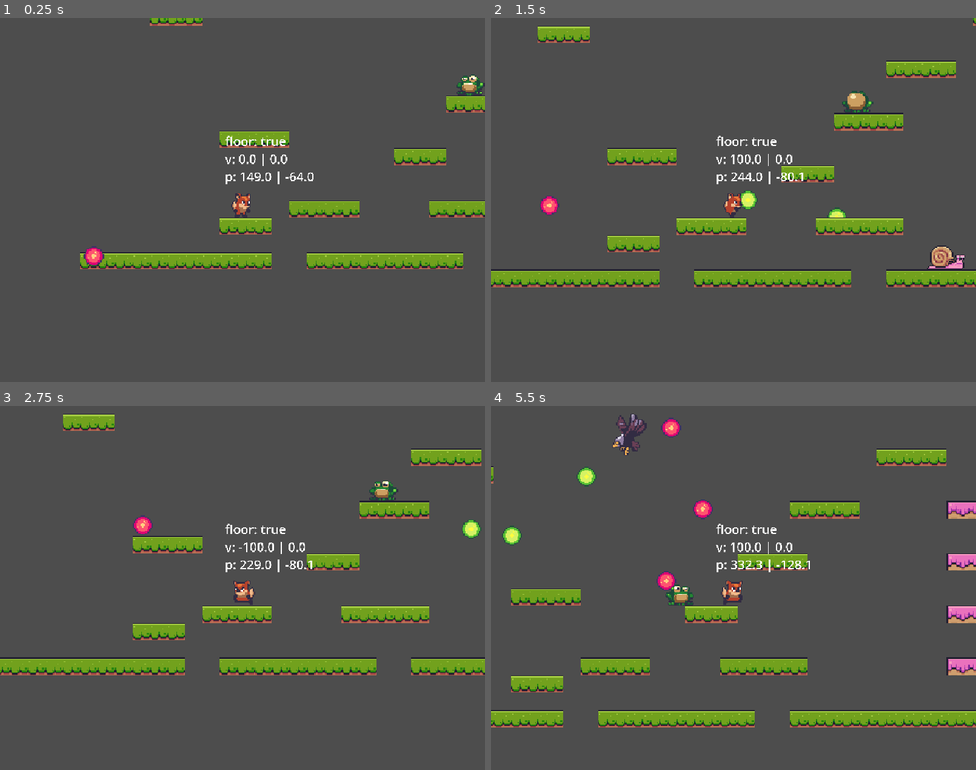
Above: before the commit, frames 1-4 (two rows, left to right).
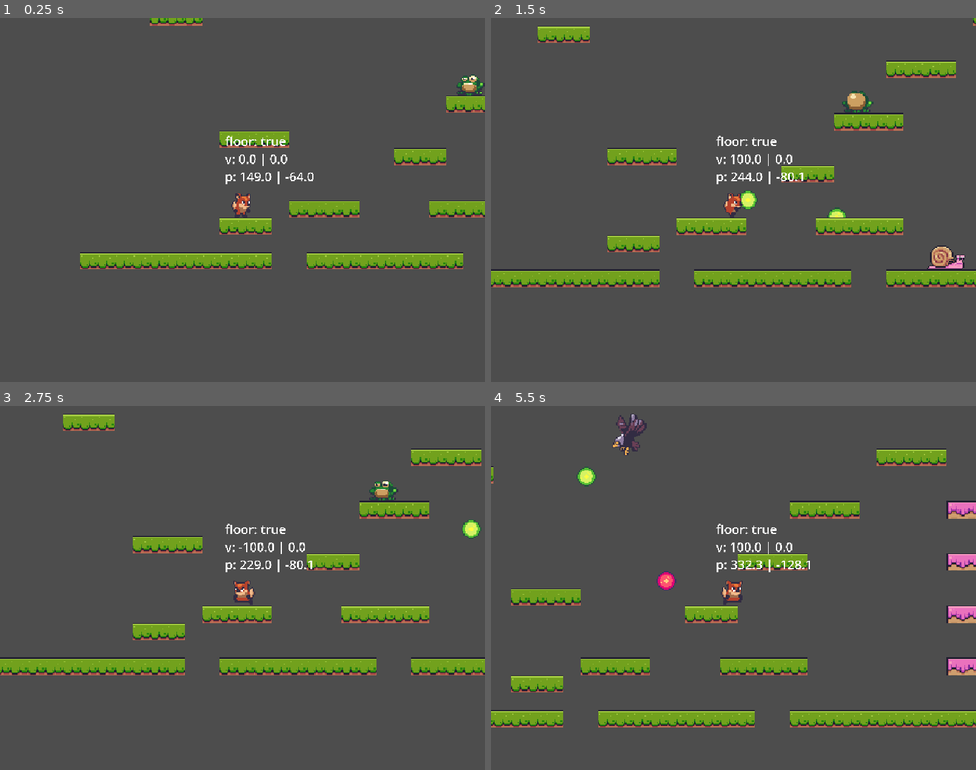
Above: after the commit, the same moments.

Repository: Mathorga/godot_training
Game: Godot game, scene res://scenes/level_base/level_base.tscn
Two runs of this game, one before a commit and one after it. Both use one fixed random seed, a clock stepped at 60 frames per second and the inputs below.
Inputs:
- Up to frame 1 (0.25 s): no input
- Up to frame 2 (1.5 s): hold M (shoot) 0.53-1.28 s; hold Right (right) from 0.53 s (still down); tap Space (jump) at 0.77 s; tap M (shoot) at 1.35 s
- Up to frame 3 (2.75 s): tap Space (jump) at 1.52 s; release Right (right) at 2.03 s; hold Left (left) from 2.03 s (still down); hold M (shoot) from 2.03 s (still down)
- Up to frame 4 (5.5 s): release Left (left) at 2.78 s; release M (shoot) at 2.78 s; hold Right (right) 2.78-4.28 s; tap M (shoot) at 2.85, 4.35 s; tap Space (jump) at 3.02, 3.77, 4.52 s; hold M (shoot) 3.53-4.28 s; hold Left (left) 4.28-5.03 s; hold Right (right) from 5.03 s (still down); hold M (shoot) from 5.03 s (still down)

The runs differ from the first frame. In frame 1, 0.2% of the frame differs, in the area x 17-22%, y 62-68%; in frame 2, 0.2%; in frame 3, 0.2%; in frame 4, 0.8%, in the area x 2-46%, y 3-55%.

Commit message:
Progress on foxy

Diff:
--- a/fox_antics/project.godot
+++ b/fox_antics/project.godot
@@ -65,7 +65,10 @@
 [layer_names]
 
 2d_physics/layer_1="platforms"
-2d_physics/layer_2="player_hit_box"
+2d_physics/layer_2="player_hitbox"
+2d_physics/layer_3="player_bullet"
+2d_physics/layer_4="enemy_bullet"
+2d_physics/layer_5="enemy_hitbox"
 
 [rendering]
 
--- a/fox_antics/scenes/bullets/enemy_bullet/enemy_bullet.tscn
+++ b/fox_antics/scenes/bullets/enemy_bullet/enemy_bullet.tscn
@@ -7,6 +7,8 @@
 radius = 8.0
 
 [node name="EnemyBullet" instance=ExtResource("1_qgbhn")]
+collision_layer = 8
+collision_mask = 2
 
 [node name="Sprite2D" parent="." index="0"]
 texture = ExtResource("2_tkumd")
--- a/fox_antics/scenes/bullets/player_bullet/player_bullet.tscn
+++ b/fox_antics/scenes/bullets/player_bullet/player_bullet.tscn
@@ -6,6 +6,8 @@
 [sub_resource type="CircleShape2D" id="CircleShape2D_1jo4j"]
 
 [node name="PlayerBullet" instance=ExtResource("1_u6gul")]
+collision_layer = 4
+collision_mask = 16
 
 [node name="Sprite2D" parent="." index="0"]
 texture = ExtResource("2_iwdpa")
--- a/fox_antics/scenes/enemies/enemy_base.gd
+++ b/fox_antics/scenes/enemies/enemy_base.gd
@@ -38,5 +38,5 @@
 func on_screen_entered() -> void:
 	pass
 
-func on_hitbox_area_entered() -> void:
+func on_hitbox_area_entered(_area: Area2D) -> void:
 	die()
--- a/fox_antics/scenes/enemies/enemy_base.tscn
+++ b/fox_antics/scenes/enemies/enemy_base.tscn
@@ -11,8 +11,8 @@
 [node name="AnimatedSprite2D" type="AnimatedSprite2D" parent="."]
 
 [node name="HitBox" type="Area2D" parent="."]
-collision_layer = 0
-collision_mask = 0
+collision_layer = 16
+collision_mask = 4
 
 [node name="CollisionShape2D" type="CollisionShape2D" parent="HitBox"]
 
--- a/fox_antics/scenes/level_base/level_base.tscn
+++ b/fox_antics/scenes/level_base/level_base.tscn
@@ -6,7 +6,6 @@
 [ext_resource type="PackedScene" uid="uid://bhcv8bklhbpn1" path="res://scenes/enemies/snail_enemy/snail_enemy.tscn" id="3_3tlib"]
 [ext_resource type="PackedScene" uid="uid://bthynxdr6kf5y" path="res://scenes/enemies/frog_enemy/frog_enemy.tscn" id="4_ncu3c"]
 [ext_resource type="PackedScene" uid="uid://w701jxgekkld" path="res://scenes/enemies/eagle_enemy/eagle_enemy.tscn" id="5_kr674"]
-[ext_resource type="PackedScene" uid="uid://bdpaamkwcme0q" path="res://scenes/bullets/enemy_bullet/enemy_bullet.tscn" id="6_tn631"]
 
 [sub_resource type="TileSetAtlasSource" id="TileSetAtlasSource_u6jkd"]
 resource_name = "platforms"
@@ -263,5 +262,3 @@
 
 [node name="EagleEnemy" parent="." instance=ExtResource("5_kr674")]
 position = Vector2(272, -322)
-
-[node name="EnemyBullet" parent="." instance=ExtResource("6_tn631")]
Not shown: 1 places in fox_antics/scenes/level_base/level_base.tscn that only renumber resources
